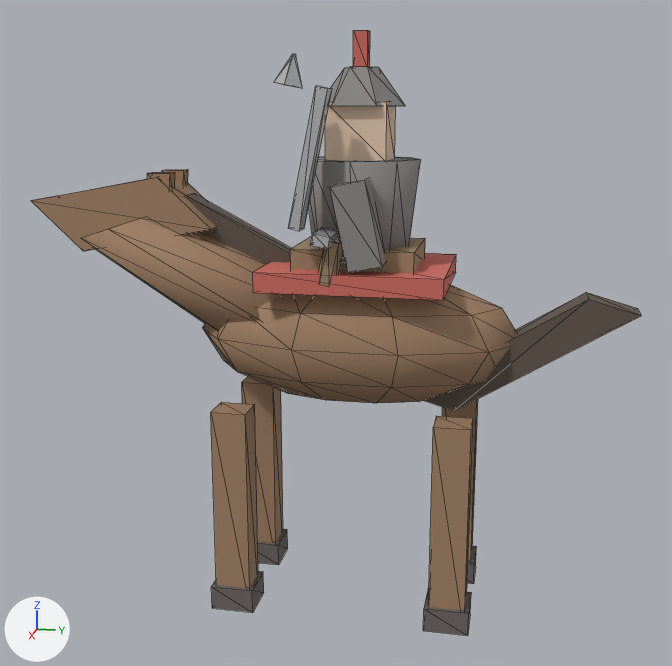
An edit to the glTF model SanguoSLG.Game/assets/models/troop-cavalry.glb, drawn before and after from the same camera.
Before and after are seen from a 50 mm camera at (0.659, 0.126, 0.37) aimed at (0.0, -0.006, 0.206). The axes (+X, +Y, +Z) are drawn at lower left. The lights are the same throughout. The first picture is the older version. Mesh edges are drawn as thin lines. Where no turn or scale is listed for an object, it has been applied to the vertices. Vertices at exactly the same position are counted once.

Script lines for the objects in view, before the commit:
```python
ob_body = bpy.data.objects.new('body', me_sphere)
ob_body.location = (0.0, 0.01, 0.205)
ob_body.scale = (0.055, 0.12, 0.05)
ob_head = bpy.data.objects.new('head', me_cube_008)
ob_head.parent = ob_body
ob_head.location = (0.0, -1.442, 1.74)
ob_head.rotation_euler = (0.425, 0.0, 0.0)  # degrees (24, 0, 0)
ob_head.scale = (0.764, 0.915, 0.798)
ob_helmet = bpy.data.objects.new('helmet', me_cone_002)
ob_helmet.location = (0.0, 0.012, 0.382)
ob_hoof_bl = bpy.data.objects.new('hoof_bl', me_cube_005)
ob_hoof_bl.parent = ob_leg_bl
ob_hoof_bl.location = (0.0, 0.0, -0.146)
ob_hoof_bl.scale = (0.03, 0.032, 0.018)
ob_hoof_br = bpy.data.objects.new('hoof_br', me_cube_007)
ob_hoof_br.parent = ob_leg_br
ob_hoof_br.location = (0.0, 0.0, -0.146)
ob_hoof_br.scale = (0.03, 0.032, 0.018)
ob_leg_bl = bpy.data.objects.new('leg_bl', me_cube_004)
ob_leg_bl.parent = ob_body
ob_leg_bl.location = (-0.691, 0.625, -1.0)
ob_leg_bl.scale = (18.2, 8.33, 20.0)
ob_leg_br = bpy.data.objects.new('leg_br', me_cube_006)
ob_leg_br.parent = ob_body
ob_leg_br.location = (0.691, 0.625, -1.0)
ob_leg_br.scale = (18.2, 8.33, 20.0)
ob_leg_fl = bpy.data.objects.new('leg_fl', me_cube)
ob_leg_fl.parent = ob_body
ob_leg_fl.location = (-0.691, -0.708, -1.0)
ob_leg_fl.scale = (18.2, 8.33, 20.0)
ob_leg_fr = bpy.data.objects.new('leg_fr', me_cube_002)
ob_leg_fr.parent = ob_body
ob_leg_fr.location = (0.691, -0.708, -1.0)
ob_leg_fr.scale = (18.2, 8.33, 20.0)
# also in view: 'saddle_cloth' at (0.0, 0.012, 0.252); 'saddle' at (0.0, 0.012, 0.264); 'sword_blade' at (0.048, -0.014, 0.335); 'mane' at (0.0, -0.088, 0.262); 'hoof_fr' at (0.038, -0.075, 0.009)
```
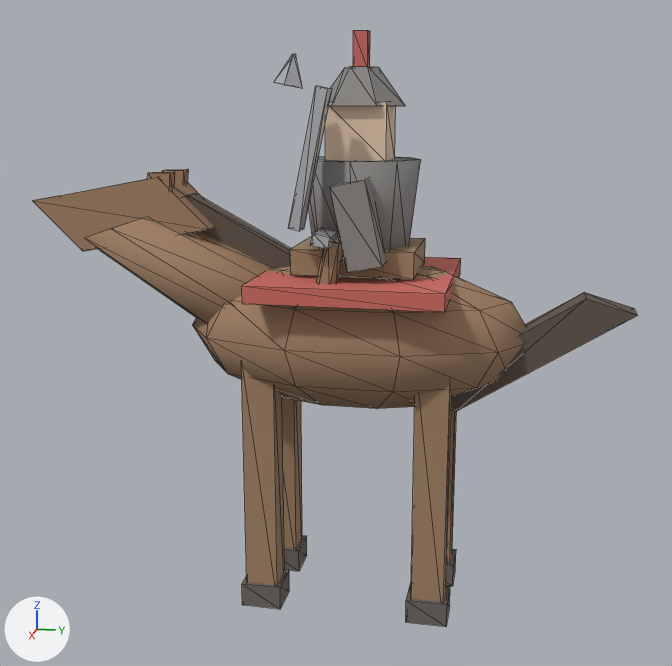
Location of each change, [x1, y1, x2, y2] in pixels of the pictures (672 x 666 px):
'body', moved, rescaled
    before: [202, 285, 517, 403]
    after: [192, 266, 526, 409]
'leg_fr', moved, rescaled (8% narrower, 18% taller)
    before: [211, 402, 258, 588]
    after: [241, 366, 284, 585]
'leg_br', moved, rescaled
    before: [428, 416, 473, 611]
    after: [411, 385, 452, 602]
'neck', moved, rescaled (6% shorter)
    before: [85, 219, 281, 331]
    after: [89, 219, 274, 324]
'saddle_cloth', moved, rescaled (8% wider, 17% taller)
    before: [253, 253, 456, 300]
    after: [242, 257, 461, 312]
'leg_fl', moved, rescaled
    before: [242, 376, 283, 543]
    after: [282, 397, 302, 549]
'tail', moved, rescaled, turned
    before: [423, 292, 641, 411]
    after: [451, 292, 638, 411]
'head', moved, rescaled
    before: [31, 177, 216, 251]
    after: [33, 177, 214, 251]
'mane', moved, rescaled (7% taller)
    before: [184, 193, 291, 264]
    after: [184, 193, 291, 269]
'hoof_fr', moved, rescaled (11% narrower)
    before: [211, 571, 264, 613]
    after: [242, 569, 289, 609]
'hoof_br', moved, rescaled (8% narrower, 6% shorter)
    before: [423, 588, 471, 636]
    after: [406, 582, 450, 627]
'leg_bl', moved, rescaled
    before: [442, 399, 478, 561]
    after: [447, 410, 457, 563]
'hoof_fl', moved, rescaled
    before: [258, 529, 288, 565]
    after: [284, 535, 307, 571]
'hoof_bl', moved, rescaled
    before: [467, 546, 476, 584]
    after: [446, 549, 456, 586]
'ear_1', moved, rescaled
    before: [147, 172, 175, 188]
    after: [148, 172, 175, 188]
'ear_0', moved, rescaled
    before: [162, 169, 188, 185]
    after: [162, 169, 189, 185]

Edits to the bpy script that builds the scene:
```text
Change me_cube_006:
    used by ob_leg_br; parent = ob_body; location = (0.691, 0.625, -1.0); scale = (18.2, 8.33, 20.0)
    remove me_cube_006.from_pydata(...)  # 8 vertices, 12 faces; spans x -0.012..0.012, y -0.013..0.013, z -0.155..0.0
    add me_cube_006.from_pydata(...)  # 8 vertices, 12 faces; spans x -0.011..0.011, y -0.012..0.012, z -0.195..0.0
    me_cube_006 part 1: the whole mesh is scaled about the mesh origin by (0.917, 0.923, 1.26)
Change me_cube:
    used by ob_leg_fl; parent = ob_body; location = (-0.691, -0.708, -1.0); scale = (18.2, 8.33, 20.0)
    remove me_cube.from_pydata(...)  # 8 vertices, 12 faces; spans x -0.012..0.012, y -0.013..0.013, z -0.155..0.0
    add me_cube.from_pydata(...)  # 8 vertices, 12 faces; spans x -0.011..0.011, y -0.012..0.012, z -0.195..0.0
    me_cube part 2: the whole mesh is scaled about the mesh origin by (0.917, 0.923, 1.26)
Change me_cube_002:
    used by ob_leg_fr; parent = ob_body; location = (0.691, -0.708, -1.0); scale = (18.2, 8.33, 20.0)
    remove me_cube_002.from_pydata(...)  # 8 vertices, 12 faces; spans x -0.012..0.012, y -0.013..0.013, z -0.155..0.0
    add me_cube_002.from_pydata(...)  # 8 vertices, 12 faces; spans x -0.011..0.011, y -0.012..0.012, z -0.195..0.0
    me_cube_002 part 3: the whole mesh is scaled about the mesh origin by (0.917, 0.923, 1.26)
Change ob_body:
    ob_body.location: (0.0, 0.01, 0.205) -> (0.0, 0.01, 0.207)
    ob_body.scale: (0.055, 0.12, 0.05) -> (0.065, 0.128, 0.055)
Change ob_head:
    ob_head.location: (0.0, -1.442, 1.74) -> (0.0, -1.352, 1.545)
    ob_head.scale: (0.764, 0.915, 0.798) -> (0.646, 0.847, 0.726)
Change ob_leg_bl:
    ob_leg_bl.location: (-0.691, 0.625, -1.0) -> (-0.462, 0.469, -0.218)
    ob_leg_bl.scale: (18.2, 8.33, 20.0) -> (15.4, 7.81, 18.2)
Change ob_hoof_bl:
    ob_hoof_bl.location: (0.0, 0.0, -0.146) -> (0.0, 0.0, -0.186)
    ob_hoof_bl.scale: (0.03, 0.032, 0.018) -> (0.028, 0.03, 0.018)
Change ob_leg_br:
    ob_leg_br.location: (0.691, 0.625, -1.0) -> (0.462, 0.469, -0.218)
    ob_leg_br.scale: (18.2, 8.33, 20.0) -> (15.4, 7.81, 18.2)
Change ob_hoof_br:
    ob_hoof_br.location: (0.0, 0.0, -0.146) -> (0.0, 0.0, -0.186)
    ob_hoof_br.scale: (0.03, 0.032, 0.018) -> (0.028, 0.03, 0.018)
Change ob_leg_fl:
    ob_leg_fl.location: (-0.691, -0.708, -1.0) -> (-0.462, -0.508, -0.218)
    ob_leg_fl.scale: (18.2, 8.33, 20.0) -> (15.4, 7.81, 18.2)
Change ob_hoof_fl:
    ob_hoof_fl.location: (0.0, 0.0, -0.146) -> (0.0, 0.0, -0.186)
    ob_hoof_fl.scale: (0.03, 0.032, 0.018) -> (0.028, 0.03, 0.018)
Change ob_leg_fr:
    ob_leg_fr.location: (0.691, -0.708, -1.0) -> (0.462, -0.508, -0.218)
    ob_leg_fr.scale: (18.2, 8.33, 20.0) -> (15.4, 7.81, 18.2)
Change ob_hoof_fr:
    ob_hoof_fr.location: (0.0, 0.0, -0.146) -> (0.0, 0.0, -0.186)
    ob_hoof_fr.scale: (0.03, 0.032, 0.018) -> (0.028, 0.03, 0.018)
Change ob_mane:
    ob_mane.location: (0.0, -0.817, 1.14) -> (0.0, -0.766, 1.0)
    ob_mane.scale: (0.327, 0.726, 1.66) -> (0.277, 0.664, 1.51)
Change ob_neck:
    ob_neck.location: (0.0, -0.9, 0.8) -> (0.0, -0.844, 0.691)
    ob_neck.scale: (18.2, 14.0, 16.6) -> (15.4, 12.8, 15.1)
Change ob_saddle_cloth:
    ob_saddle_cloth.location: (0.0, 0.0167, 0.94) -> (0.0, 0.0156, 0.727)
    ob_saddle_cloth.scale: (1.96, 1.08, 0.28) -> (2.23, 1.05, 0.218)
Change ob_tail:
    ob_tail.location: (0.0, 0.983, -0.14) -> (0.0, 0.922, -0.164)
    ob_tail.rotation_euler: (-0.597, 0.0, 0.0) -> (-0.595, 0.0, 0.0)  # degrees (-34, 0, 0)
    ob_tail.scale: (0.436, 0.357, 1.84) -> (0.369, 0.327, 1.68)
```
